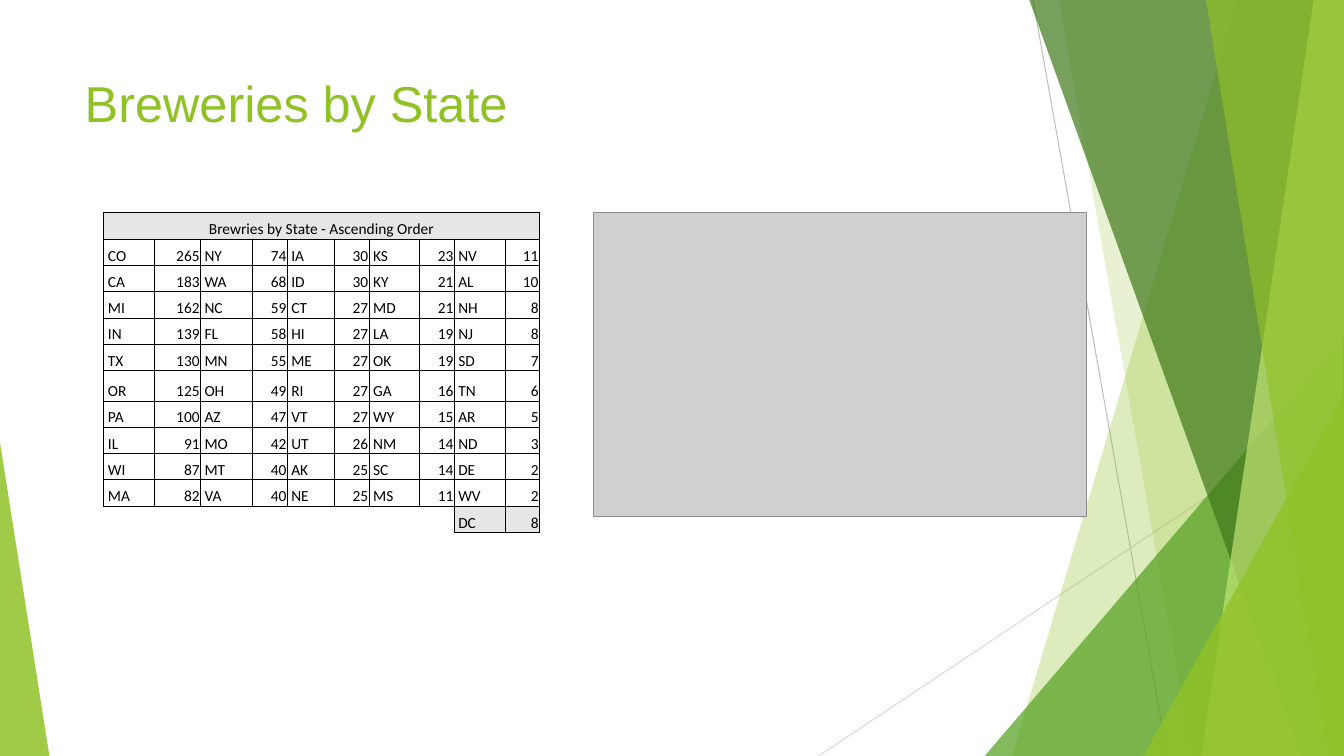
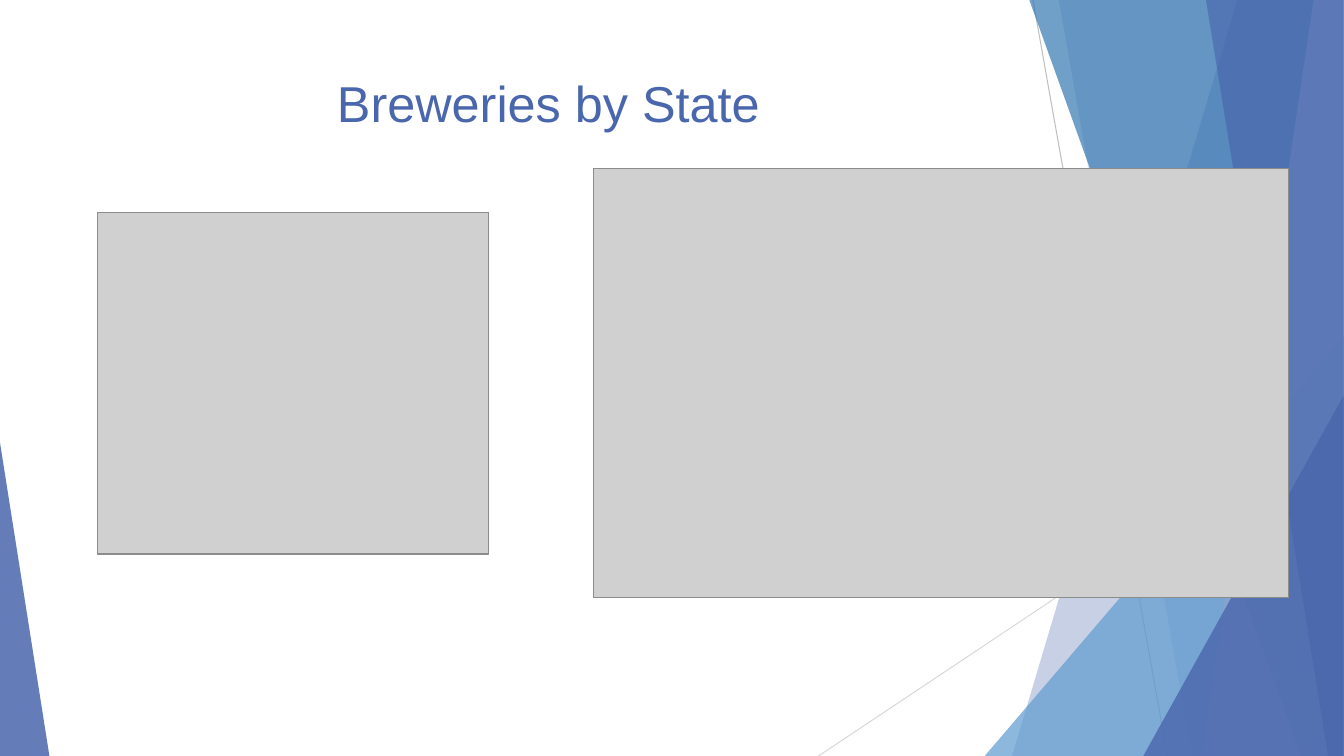
Before and after one commit to malcolmccarlson/DDS-CaseStudy1, a slide deck: slide 2 of MalcolmCarlsonBeerDataEDA.DDS6306.pptx. Drawn at 1344x756 pixels with LibreOffice and Linux fonts; fonts in the diff are those of the drawing; grey boxes stand for pictures. Boxes give left, top, right and bottom in pixels: in the first picture for what was removed or moved away, otherwise in the second. Text is boxed around its words. In the diff, an @@ line names an element or a change of style, - is before the commit and + after.

```diff
--- a/MalcolmCarlsonBeerDataEDA.DDS6306.pptx
+++ b/MalcolmCarlsonBeerDataEDA.DDS6306.pptx
@@ freeform shape at (x1=1012, y1=0, x2=1344, y2=756): fill #90C226 at 30% opacity to #4A66AC at 30% opacity @@
@@ freeform shape at (x1=1029, y1=0, x2=1344, y2=756): fill #3F7819 at 70% opacity to #3477B2 at 70% opacity @@
@@ freeform shape at (x1=1059, y1=0, x2=1344, y2=756): fill #90C226 at 20% opacity to #4A66AC at 20% opacity @@
@@ freeform shape at (x1=1202, y1=0, x2=1344, y2=756): fill #C0E474 at 70% opacity to #90A2CF at 70% opacity @@
@@ freeform shape at (x1=1206, y1=0, x2=1344, y2=756): fill #90C226 at 65% opacity to #4A66AC at 65% opacity @@
@@ title "Breweries by State" at (x1=337, y1=85, x2=760, y2=132): text colour #90C226 to #4A66AC; alignment left to centre @@
@@ picture resized from (x1=594, y1=213, x2=1087, y2=517) to (x1=594, y1=169, x2=1290, y2=599) @@
@@ picture added at (x1=98, y1=213, x2=489, y2=555) @@
@@ table removed at (x1=104, y1=213, x2=538, y2=532), 12 rows, 10 columns @@
-Brewries by State - Ascending Order |  |  |  |  |  |  |  |  | 
-CO | 265 | NY | 74 | IA | 30 | KS | 23 | NV | 11
-CA | 183 | WA | 68 | ID | 30 | KY | 21 | AL | 10
-MI | 162 | NC | 59 | CT | 27 | MD | 21 | NH | 8
-IN | 139 | FL | 58 | HI | 27 | LA | 19 | NJ | 8
-TX | 130 | MN | 55 | ME | 27 | OK | 19 | SD | 7
-OR | 125 | OH | 49 | RI | 27 | GA | 16 | TN | 6
-PA | 100 | AZ | 47 | VT | 27 | WY | 15 | AR | 5
-IL | 91 | MO | 42 | UT | 26 | NM | 14 | ND | 3
-WI | 87 | MT | 40 | AK | 25 | SC | 14 | DE | 2
-MA | 82 | VA | 40 | NE | 25 | MS | 11 | WV | 2
- |  |  |  |  |  |  |  | DC | 8
@@ triangle at (x1=985, y1=336, x2=1344, y2=756): fill #54A021 at 72% opacity to #629DD1 at 72% opacity @@
@@ triangle at (x1=1143, y1=396, x2=1344, y2=756): fill #90C226 at 80% opacity to #4A66AC at 80% opacity @@
@@ triangle at (x1=0, y1=443, x2=49, y2=756): fill #90C226 at 85% opacity to #4A66AC at 85% opacity @@
```
Also in this commit, not shown: 11 other slides changed, 6 slides added, 1 slide removed, 1 other file.
